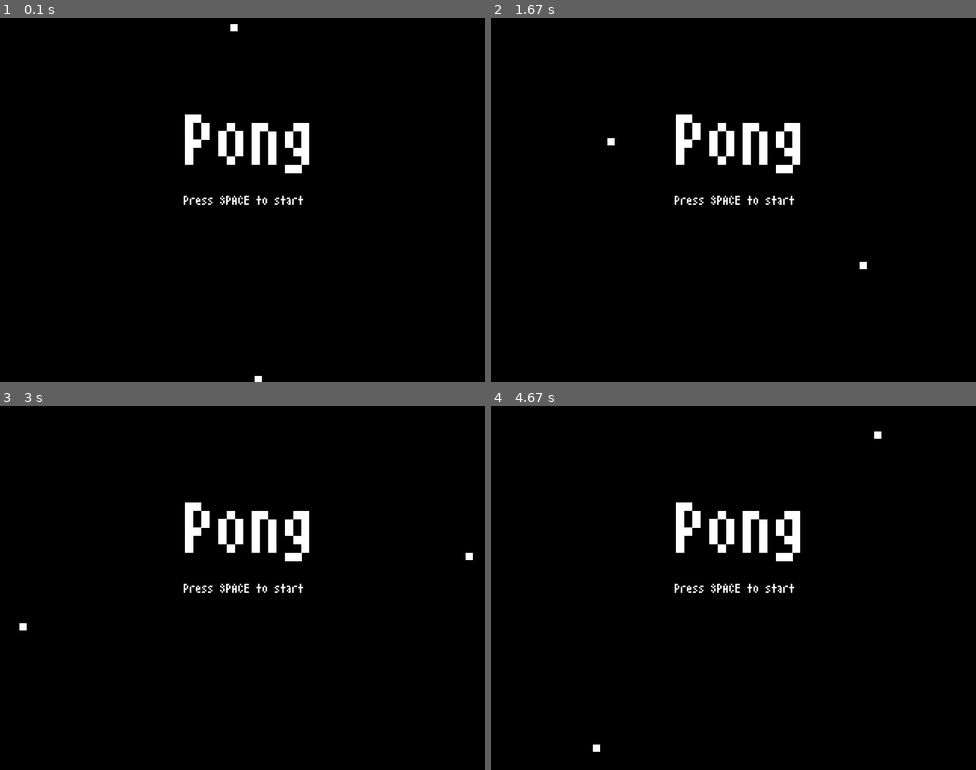
Above: before the commit, frames 1-4 (two rows, left to right).
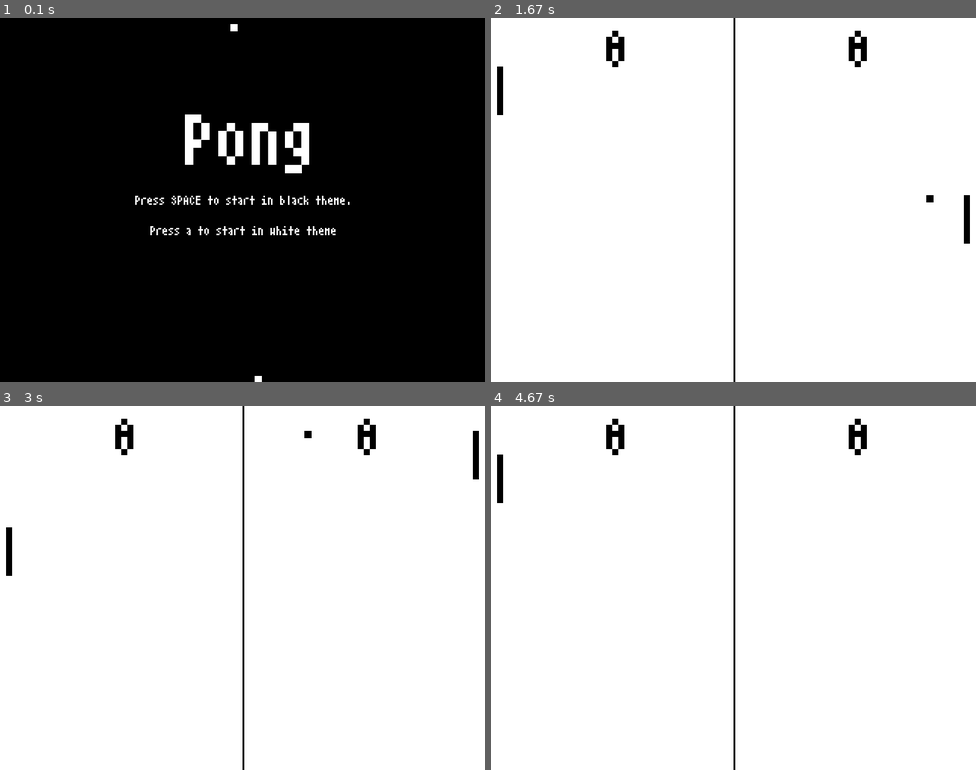
Above: after the commit, the same moments.

Repository: a7medayman6/Pong-Pygame
Game: pygame game, started from pong.py
Two runs of this game, one before a commit and one after it. Both use one fixed random seed, a clock stepped at 60 frames per second and the inputs below.
Inputs:
- Up to frame 1 (0.1 s): no input
- Up to frame 2 (1.67 s): tap A at 0.33 s; hold W 0.67-1.13 s; hold S 1.17-1.47 s; hold W from 1.5 s (still down)
- Up to frame 3 (3 s): release W at 1.87 s; hold S 1.9-2.27 s; hold W 2.3-2.6 s; hold S 2.63-2.93 s; hold W from 2.97 s (still down)
- Up to frame 4 (4.67 s): release W at 3.33 s; hold S 3.37-3.73 s; hold W 3.77-4.07 s; hold S 4.1-4.4 s; hold W from 4.43 s (still down)

The runs differ from the first frame. In frame 1, 0.8% of the frame differs, in the area x 27-73%, y 48-60%; in frame 2, 97%; in frame 3, 97%; in frame 4, 97%, in the area x 0-100%, y 0-100%.

Commit message:
added light theme

Diff:
--- a/pong.py
+++ b/pong.py
@@ -12,13 +12,18 @@
 directory = os.getcwd()
 collision_sound = directory + "/sounds/ping_pong_8bit_plop.ogg"
 point_sound = directory + "/sounds/ping_pong_8bit_beeep.ogg"
-
+lightTheme = False
 
 class Player(pygame.sprite.Sprite):
     def __init__(self, x, key_up, key_down, isAi, ball=None):
         pygame.sprite.Sprite.__init__(self)
         self.image = pygame.Surface([10, 80])
-        self.image.fill(white)
+        #ADD LIGHT THEME
+
+        if lightTheme:
+            self.image.fill(black)
+        else:
+            self.image.fill(white)
         self.rect = self.image.get_rect()
         self.rect.x = x
         self.rect.y = 260
@@ -41,7 +46,7 @@
                 if self.rect.top > 0:
                     self.rect.y -= 5
         else:
-            self.rect.y = self.ball.rect.y
+                self.rect.y = self.ball.rect.y
 
         game.screen.blit(self.image, (self.rect.x, self.rect.y))
 
@@ -50,7 +55,10 @@
     def __init__(self, direction, speed=2):
         pygame.sprite.Sprite.__init__(self)
         self.image = pygame.Surface([12, 12])
-        self.image.fill(white)
+        if lightTheme:
+            self.image.fill(black)
+        else:
+            self.image.fill(white)
         self.rect = self.image.get_rect()
         self.rect.x = 400
         self.rect.y = choice([10, 590])
@@ -79,14 +87,21 @@
         self.clock = pygame.time.Clock()
 
     def update(self):
-        self.screen.fill(black)
+        #ADD LIGHT THEME
+        if lightTheme:
+            self.screen.fill(white)
+        else:
+            self.screen.fill(black)
         self.ball.update()
         self.player1.update()
         self.player2.update()
         self.show_points()
         self.check_colisions()
         self.check_point()
-        pygame.draw.rect(self.screen, white, (400, 0, 3, 800))
+        if lightTheme:
+            pygame.draw.rect(self.screen, black, (400, 0, 3, 800))
+        else:
+            pygame.draw.rect(self.screen, white, (400, 0, 3, 800))
         pygame.display.update()
 
     def check_colisions(self):
@@ -123,8 +138,12 @@
         p2_points = str(self.player2.points)
 
         font = pygame.font.Font(directory + '/font/AtariSmall.ttf', 80)
-        text1 = font.render(p1_points, True, white)
-        text2 = font.render(p2_points, True, white)
+        if lightTheme:
+            text1 = font.render(p1_points, True, black)
+            text2 = font.render(p2_points, True, black)
+        else:
+            text1 = font.render(p1_points, True, white)
+            text2 = font.render(p2_points, True, white)
 
         text1_rect = text1.get_rect(center=(200, 50))
         text2_rect = text2.get_rect(center=(600, 50))
@@ -147,26 +166,34 @@
         group = pygame.sprite.Group()
         group.add(Ball(-1))
         group.add(Ball(1))
-
+        global lightTheme
         running = True
         font = pygame.font.Font(directory + '/font/AtariSmall.ttf', 110)
+
         title = font.render("Pong", True, white)
         title_rect = title.get_rect(center=(400, 200))
 
         font = pygame.font.Font(directory + '/font/AtariSmall.ttf', 20)
-        subtitle = font.render("Press SPACE to start", True, white)
+        subtitle = font.render("Press SPACE to start in black theme.", True, white)
+        subtitle2 = font.render("Press a to start in white theme", True, white)
         subtitle_rect = subtitle.get_rect(center=(400, 300))
-
+        subtitle2_rect = subtitle2.get_rect(center=(400, 350))
         while running:
             self.screen.fill(black)
             self.screen.blit(title, title_rect)
             self.screen.blit(subtitle, subtitle_rect)
+            self.screen.blit(subtitle2, subtitle2_rect)
             for event in pygame.event.get():
                 if event.type == pygame.QUIT:
                     running = False
 
             if pygame.key.get_pressed()[pygame.K_SPACE]:
                 break
+            elif pygame.key.get_pressed()[pygame.K_a]:
+
+                lightTheme = True
+                self.__init__()
+                break
 
             for b in group:
                 if (b.rect.x <= 0 or b.rect.x >= 800):
@@ -182,6 +209,7 @@
             pygame.display.update()
 
         if running:
+
             self.main()
         else:
             pygame.quit()
